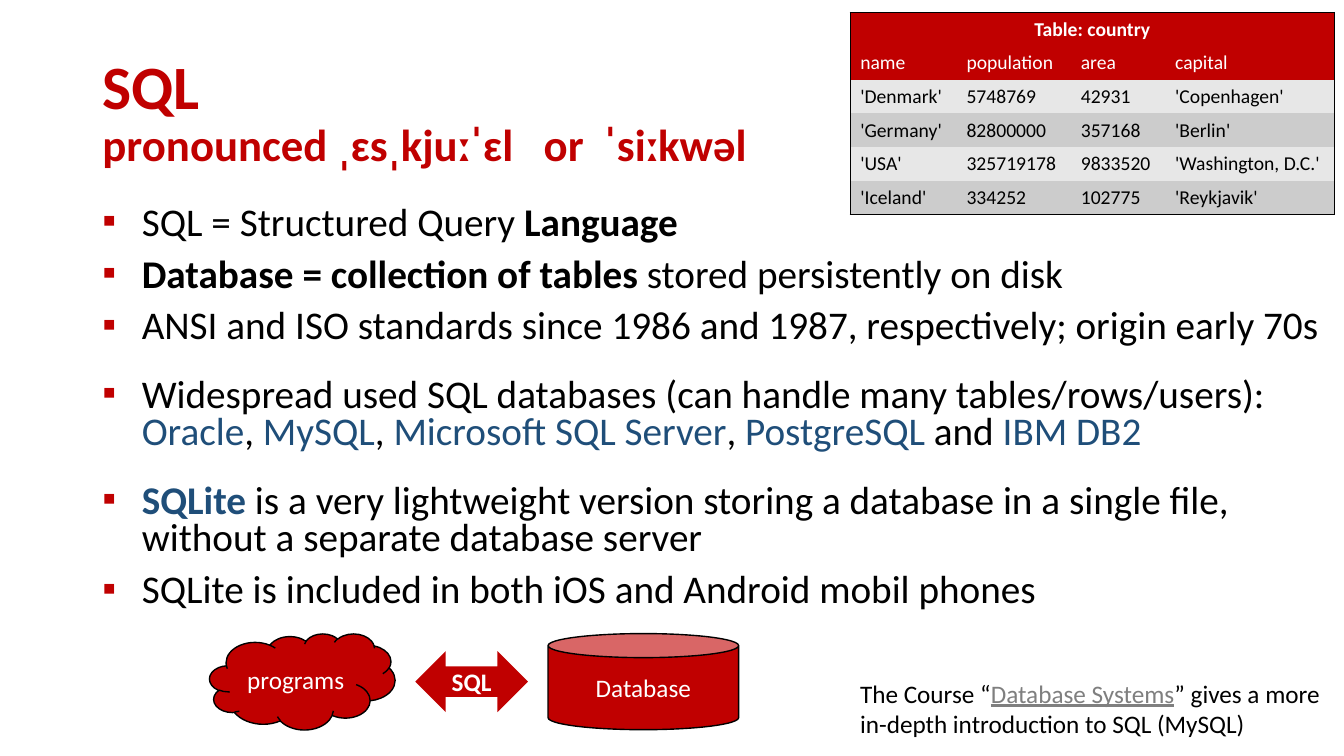
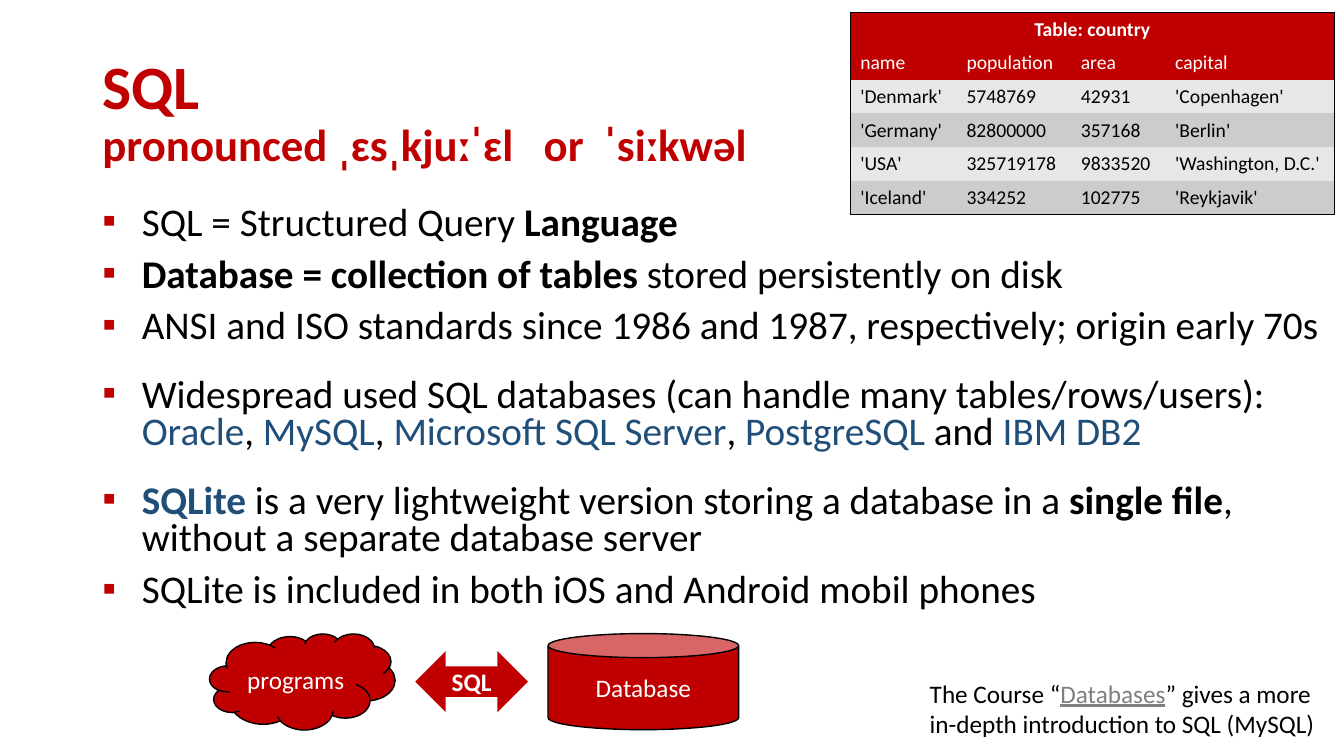
Before and after one commit to gsbrodal/gsbrodal.github.io, a slide deck: slide 3 of ipsa/slides/pandas.pptx. Drawn at 1344x756 pixels with LibreOffice and Linux fonts; fonts in the diff are those of the drawing. Boxes give left, top, right and bottom in pixels: in the first picture for what was removed or moved away, otherwise in the second. Text is boxed around its words. In the diff, an @@ line names an element or a change of style, - is before the commit and + after.

```diff
--- a/ipsa/slides/pandas.pptx
+++ b/ipsa/slides/pandas.pptx
@@ text at [142, 486, 1233, 558]: bold on in "single file," @@
@@ text at [930, 685, 1314, 737]: text changed @@
-The Course “Database Systems” gives a more in-depth introduction to SQL (MySQL)
+The Course “Databases” gives a more in-depth introduction to SQL (MySQL)
```
Also in this commit, not shown: 2 other slides changed, 3 other files.
